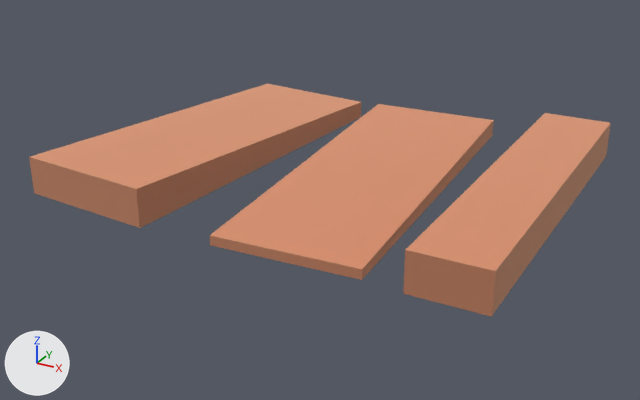
Renders of the glTF model public/models/nf2/nature/path_woodEnd.glb from each side of a commit.
One viewpoint serves both versions: a camera (50 mm lens) standing at (0.714, -0.984, 0.401) and looking at (0.188, -0.029, -0.077). Every picture has the same lights, and +X, +Y and +Z are marked at lower left. The older version comes first. Where no turn or scale is listed for an object, it has been applied to the vertices.

Names of what the first picture shows: 'path_woodEnd'.
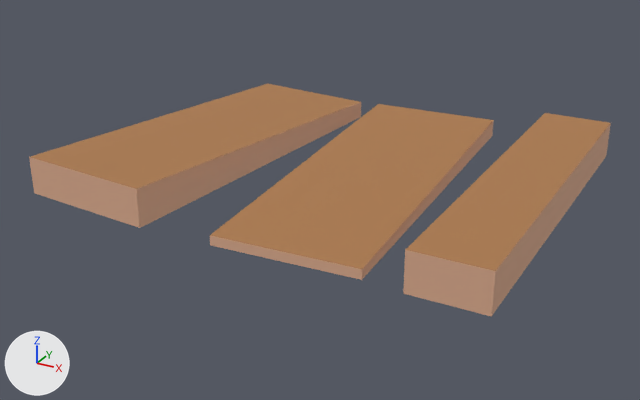
What differs and where, as boxes [x1, y1, x2, y2] in the pictures (640 x 400 px):
'path_woodEnd', surface changed, recoloured
    both: [29, 84, 611, 317]

What changed in the scene script:
```text
Change mat_dirtdark:
    mat_dirtdark.metallic: 1.0 -> 0.0
Change mat_dirt:
    mat_dirt.metallic: 1.0 -> 0.0
    mat_dirt.base_color: (0.886, 0.514, 0.341) -> (0.418, 0.198, 0.0762)  # beige #f2be9e -> brown #ad7b4e
Remove ob_tmpparent:
    ob_tmpparent = bpy.data.objects.new('tmpParent', None)
    ob_tmpparent.location = (0.0, 0.0, 0.0)
```
